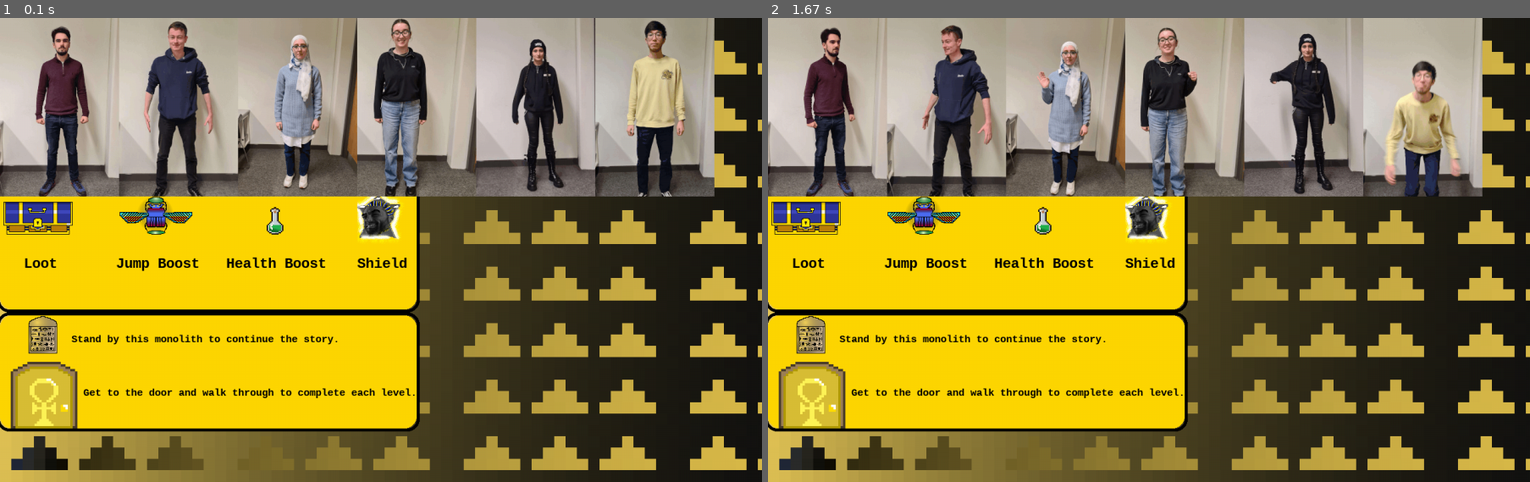
Above: before the commit, frames 1-2 (left to right).
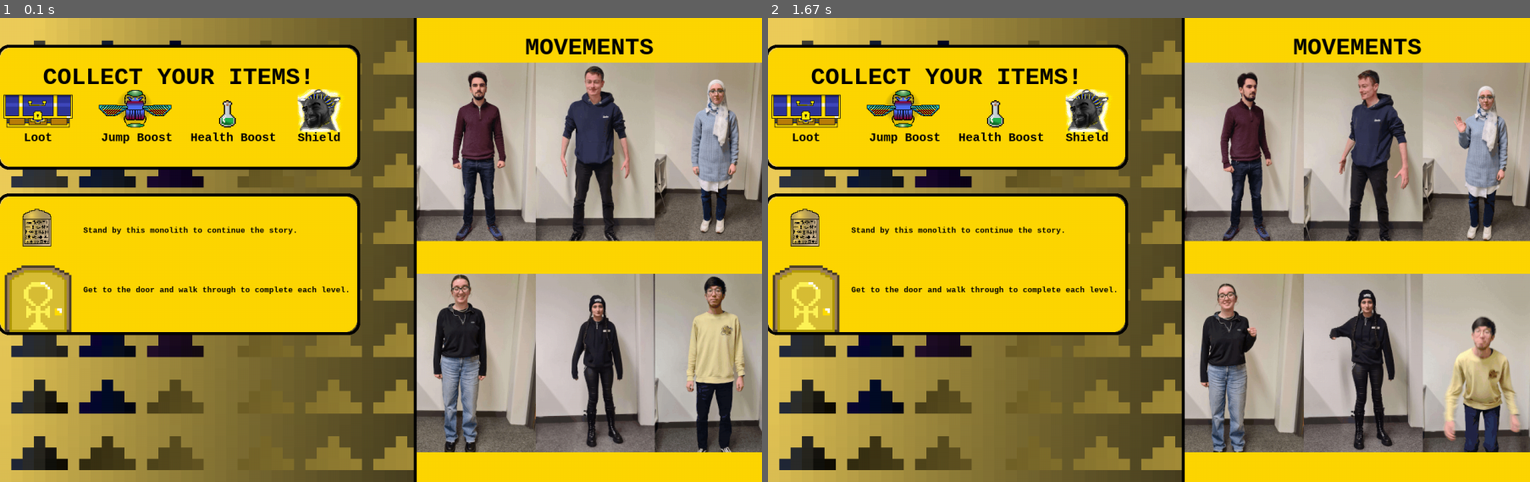
Above: after the commit, the same moments.

Repository: ciarancotter/semester2project
Game: pygame game, started from help.py
The game is run twice, just before and just after one commit, with the same random seed, the same clock (stepped at 60 frames per second) and the same inputs.
Inputs:
- Up to frame 1 (0.1 s): no input
- Up to frame 2 (1.67 s): no input

The runs differ from the first frame. In frame 1, 80% of the frame differs, in the area x 0-100%, y 0-100%; in frame 2, 80%.

Commit message:
added gifs and resized to help

Diff:
--- a/help.py
+++ b/help.py
@@ -9,9 +9,6 @@
 black = (0, 0, 0)
 white = (255, 255, 255)
 gold = (255, 215, 0)
-
-logo = pygame.image.load("src/view/assets/logo.png")
-logo = pygame.transform.scale(logo, (800, 150))
 
 loot_image = pygame.image.load("src/view/assets/loot.png")
 jump_boost_image = pygame.image.load("src/view/assets/jump_boost.png")
@@ -27,26 +24,27 @@
 monolith_description = "Stand by this monolith to continue the story."
 door_description = "Get to the door and walk through to complete each level."
 
+# Load the spritesheet images and set the size of each sprite in the spritesheet
 spritesheets = [
-    ("src/view/assets/help_screen/Bradley_twistleft_spritesheet.png", 200, 300),
-    ("src/view/assets/help_screen/Patrick_twistright_spritesheet.png", 200, 300),
-    ("src/view/assets/help_screen/Shaza_select_spritesheet.png", 200, 300),
-    ("src/view/assets/help_screen/Niamh_punchleft_spritesheet.png", 200, 300),
-    ("src/view/assets/help_screen/Sam_punchright_spritesheet.png", 200, 300),
-    ("src/view/assets/help_screen/Ciaran_jump_spritesheet.png", 200, 300),
+    (pygame.image.load("src/view/assets/help_screen/Bradley_twistleft_spritesheet.png"), 200, 300),
+    (pygame.image.load("src/view/assets/help_screen/Patrick_twistright_spritesheet.png"), 200, 300),
+    (pygame.image.load("src/view/assets/help_screen/Shaza_select_spritesheet.png"), 200, 300),
+    (pygame.image.load("src/view/assets/help_screen/Niamh_punchleft_spritesheet.png"), 200, 300),
+    (pygame.image.load("src/view/assets/help_screen/Sam_punchright_spritesheet.png"), 200, 300),
+    (pygame.image.load("src/view/assets/help_screen/Ciaran_jump_spritesheet.png"), 200, 300)
 ]
 
+# Define the rect object for each sprite in the spritesheets
 sprite_rects = [
     [
         pygame.Rect((x, 0), (width, height)) for x in range(0, 800, width)
-    ] for filename, width, height in spritesheets
+    ] for _, width, height in spritesheets
 ]
 
 # Set the initial sprite index for each spritesheet to 0
 sprite_indices = [0] * len(spritesheets)
 
-font = pygame.font.Font(None, 30, bold=True)
-
+# Set the clock for controlling the frame rate
 clock = pygame.time.Clock()
 
 running = True
@@ -58,12 +56,8 @@
 
     screen.blit(background_image, (0, 0))
 
-    logo_x_pos = (WINDOW_SIZE[0] - logo.get_width()) // 2
-
-    screen.blit(logo, (logo_x_pos, 20))
-
-    square_position = (0, 190)
-    square_size = (700, 300)
+    square_position = (0, 50)
+    square_size = (600, 200)
     border_radius = 20
     pygame.draw.rect(screen, (255, 215, 0), (square_position, square_size), border_radius=border_radius)
 
@@ -79,25 +73,25 @@
     text_rect.center = ((square_position[0] + square_size[0]) // 2, square_position[1] + 50)
     screen.blit(text_surface, text_rect)
 
-    font = pygame.font.SysFont("monospace", 24, bold=True)
-    screen.blit(loot_image, (0, 300))
+    font = pygame.font.SysFont("monospace", 20, bold=True)
+    screen.blit(loot_image, (0, 120))
     loot_text = font.render(loot_description, True, (0,0,0))
-    screen.blit(loot_text, (40, 400))
+    screen.blit(loot_text, (40, 190))
 
-    screen.blit(jump_boost_image, (200, 300))
+    screen.blit(jump_boost_image, (165, 120))
     jump_boost_text = font.render(jump_boost_description, True, (0,0,0))
-    screen.blit(jump_boost_text, (195, 400))
+    screen.blit(jump_boost_text, (170, 190))
 
-    screen.blit(health_boost_image, (430, 300))
+    screen.blit(health_boost_image, (350, 120))
     health_boost_text = font.render(health_boost_description, True, (0,0,0))
-    screen.blit(health_boost_text, (380, 400))
+    screen.blit(health_boost_text, (320, 190))
 
-    screen.blit(invincibility_image, (600, 300))
+    screen.blit(invincibility_image, (500, 120))
     invincibility_text = font.render(invincibility_description, True, (0,0,0))
-    screen.blit(invincibility_text, (600, 400))
+    screen.blit(invincibility_text, (500, 190))
 
-    square_position = (0, 500)
-    square_size = (700, 190)
+    square_position = (0, 300)
+    square_size = (600, 228)
     border_radius = 20
     pygame.draw.rect(screen, (255, 215, 0), (square_position, square_size), border_radius=border_radius)
 
@@ -106,23 +100,56 @@
     border_radius = 20
     pygame.draw.rect(screen, (0, 0, 0), (border_position, border_size), 5, border_radius=border_radius)
 
-    font = pygame.font.SysFont("monospace", 17, bold=True)
+    font = pygame.font.SysFont("monospace", 13, bold=True)
 
-    screen.blit(monolith_image, (40, 500))
+    screen.blit(monolith_image, (30, 320))
     monolith_text = font.render(monolith_description, True, (0,0,0))
-    screen.blit(monolith_text, (120, 530))
+    screen.blit(monolith_text, (140, 350))
 
-    screen.blit(door_image, (10, 562))
+    screen.blit(door_image, (0, 400))
     door_text = font.render(door_description, True, (0,0,0))
-    screen.blit(door_text, (140, 620))
+    screen.blit(door_text, (140, 450))
 
-    for i, (filename, _, _) in enumerate(spritesheets):
-        current_sprite_rect = sprite_rects[i][sprite_indices[i]]
-        spritesheet = pygame.image.load(filename)
-        screen.blit(spritesheet, (i * 200, 0), current_sprite_rect)
+    square_position = (700, 0)
+    square_size = (580, 780)
 
-        sprite_indices[i] = (sprite_indices[i] + 1) % len(sprite_rects[i])
+    pygame.draw.rect(screen, (255, 215, 0), (square_position, square_size))
 
+    border_position = (square_position[0] - 5, square_position[1] - 5)
+    border_size = (square_size[0] + 10, square_size[1] + 10)
+
+    pygame.draw.rect(screen, (0, 0, 0), (border_position, border_size), 5)
+
+    # Add heading
+    font = pygame.font.SysFont("monospace", 40, bold=True)
+    text = "MOVEMENTS"
+    text_surface = font.render(text, True, black, gold)
+    text_rect = text_surface.get_rect()
+    text_rect.center = (square_position[0] + square_size[0] // 2, square_position[1] + 50)
+    screen.blit(text_surface, text_rect)
+
+# Set the x and y coordinates for each row of sprites
+    rows = [
+        (700, 75),
+        (700, 430),
+    ]
+
+    # Draw the sprites in their respective rows
+    for i, (spritesheet, width, height) in enumerate(spritesheets):
+        sprite_index = sprite_indices[i]
+        sprite_rect = sprite_rects[i][sprite_index]
+        sprite = spritesheet.subsurface(sprite_rect)
+        row_x, row_y = rows[i // 3]
+        sprite_x = row_x + (i % 3) * 200
+        sprite_y = row_y
+        screen.blit(sprite, (sprite_x, sprite_y))
+        sprite_indices[i] = (sprite_index + 1) % len(sprite_rects[i])
+
+
+    # Update the display
     pygame.display.flip()
+
+    # Control the frame rate
     clock.tick(6)
+
 pygame.quit()
